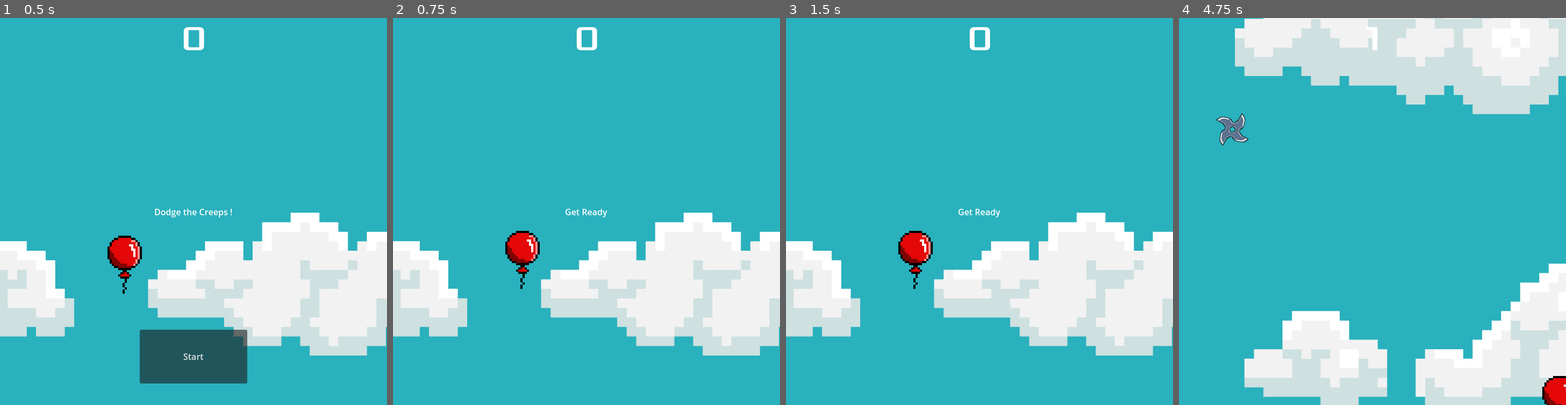
Above: before the commit, frames 1-4 (left to right).
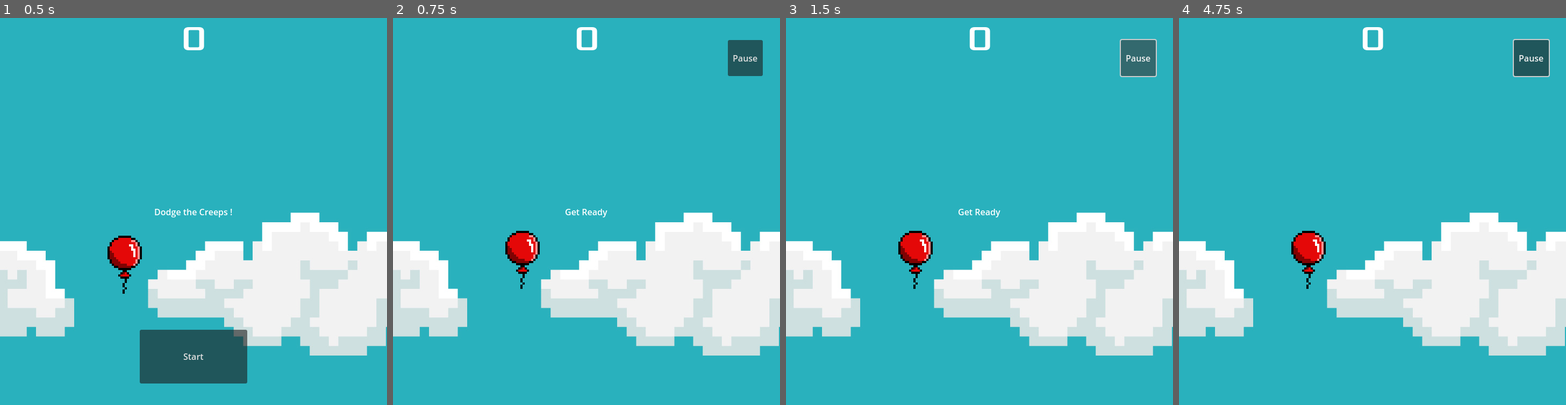
Above: after the commit, the same moments.

Repository: Turik556/First2D
Game: Godot game, scene res://Scenes/game.tscn
Two runs of this game, one before a commit and one after it. Both use one fixed random seed, a clock stepped at 60 frames per second and the inputs below.
Inputs (mouse positions are in pixels of both pictures, inside the frame that each line leads up to):
- Up to frame 1 (0.5 s): no input
- Up to frame 2 (0.75 s): click "Start" at 0.5 s
- Up to frame 3 (1.5 s): click (1138, 56) at 1.25 s, where only the run after the commit has a clickable "Pause"
- Up to frame 4 (4.75 s): hold D (move_right) 2.03-2.75 s; click (1364, 327) at 2.77 s; hold S (move_down) 3.53-4.28 s; hold D (move_right) from 4.28 s (still down)

Frame 1 is identical in both runs. In frame 2, 0.8% of the frame differs, in the area x 86-96%, y 5-15%; in frame 3, 0.9%; in frame 4, 46%, in the area x 0-100%, y 0-100%.

Commit message:
add pause button and bind pause logic to it

Diff:
--- a/Scenes/game.gd
+++ b/Scenes/game.gd
@@ -9,11 +9,14 @@
 # Called every frame. 'delta' is the elapsed time since the previous frame.
 func _process(delta: float) -> void:
 	if Input.is_action_just_pressed("pause"):
-		if _paused == false:
-			get_tree().paused = true
-			_paused = true
-		else:
-			get_tree().paused = false
-			_paused = false
+		pause_game()
 	pass
 	pass
+func pause_game():
+	if _paused == false:
+		get_tree().paused = true
+		_paused = true
+	else:
+		get_tree().paused = false
+		_paused = false
+	pass
--- a/Scenes/Items/hud.tscn
+++ b/Scenes/hud.tscn
@@ -56,5 +56,20 @@
 grow_vertical = 0
 text = "Start"
 
+[node name="PauseButton" type="Button" parent="."]
+anchors_preset = 7
+anchor_left = 0.5
+anchor_top = 1.0
+anchor_right = 0.5
+anchor_bottom = 1.0
+offset_left = 263.0
+offset_top = -679.0
+offset_right = 328.0
+offset_bottom = -612.0
+grow_horizontal = 2
+grow_vertical = 0
+text = "Pause"
+
 [connection signal="timeout" from="MessageTimer" to="." method="_on_message_timer_timeout"]
 [connection signal="pressed" from="StartButton" to="." method="_on_start_button_pressed"]
+[connection signal="pressed" from="PauseButton" to="." method="_on_pause_button_pressed"]
--- a/Scenes/main.tscn
+++ b/Scenes/main.tscn
@@ -6,7 +6,7 @@
 [ext_resource type="PackedScene" uid="uid://dxl8mpdnhg8dq" path="res://Scenes/Items/item.tscn" id="3_rwv84"]
 [ext_resource type="Texture2D" uid="uid://hp1svvvhp1bo" path="res://art/8614580.jpg" id="4_rjcux"]
 [ext_resource type="PackedScene" uid="uid://bqi3n4fssgs2l" path="res://Scenes/Handlers/EnemyHandler.tscn" id="4_ybo78"]
-[ext_resource type="PackedScene" uid="uid://1tee4hpui1pn" path="res://Scenes/Items/hud.tscn" id="4_yohv7"]
+[ext_resource type="PackedScene" uid="uid://1tee4hpui1pn" path="res://Scenes/hud.tscn" id="4_yohv7"]
 [ext_resource type="PackedScene" uid="uid://b2thwqcug124p" path="res://Scenes/Handlers/item_spawner.tscn" id="6_8ngv0"]
 
 [sub_resource type="ShaderMaterial" id="ShaderMaterial_wwyta"]
@@ -45,7 +45,7 @@
 position = Vector2(240, 450)
 
 [node name="HUD" parent="." instance=ExtResource("4_yohv7")]
-process_mode = 1
+process_mode = 3
 
 [connection signal="hit" from="Player" to="." method="game_over"]
 [connection signal="s_died" from="EnemyHandler" to="." method="_on_enemy_handler_s_died"]
--- a/scripts/hud.gd
+++ b/scripts/hud.gd
@@ -1,8 +1,11 @@
 extends CanvasLayer
 
 signal start_game
+var game
 # Called when the node enters the scene tree for the first time.
 func _ready() -> void:
+	game = get_node("/root/Game")
+	$PauseButton.hide()
 	pass # Replace with function body.
 
 
@@ -18,9 +21,11 @@
 func show_game_over():
 	show_message("Game Over")
 	$MessageTimer.start()
+	$PauseButton.hide()
 	await  $MessageTimer.timeout
 	show_message("Dodge the Creeps!")
 	$StartButton.show()
+
 	pass
 
 
@@ -30,6 +35,7 @@
 
 func _on_start_button_pressed() -> void:
 	$StartButton.hide()
+	$PauseButton.show()
 	start_game.emit()
 	pass # Replace with function body.
 
@@ -37,3 +43,8 @@
 func _on_message_timer_timeout() -> void:
 	$Message.hide()
 	pass # Replace with function body.
+
+
+func _on_pause_button_pressed() -> void:
+	game.pause_game()
+	pass # Replace with function body.
